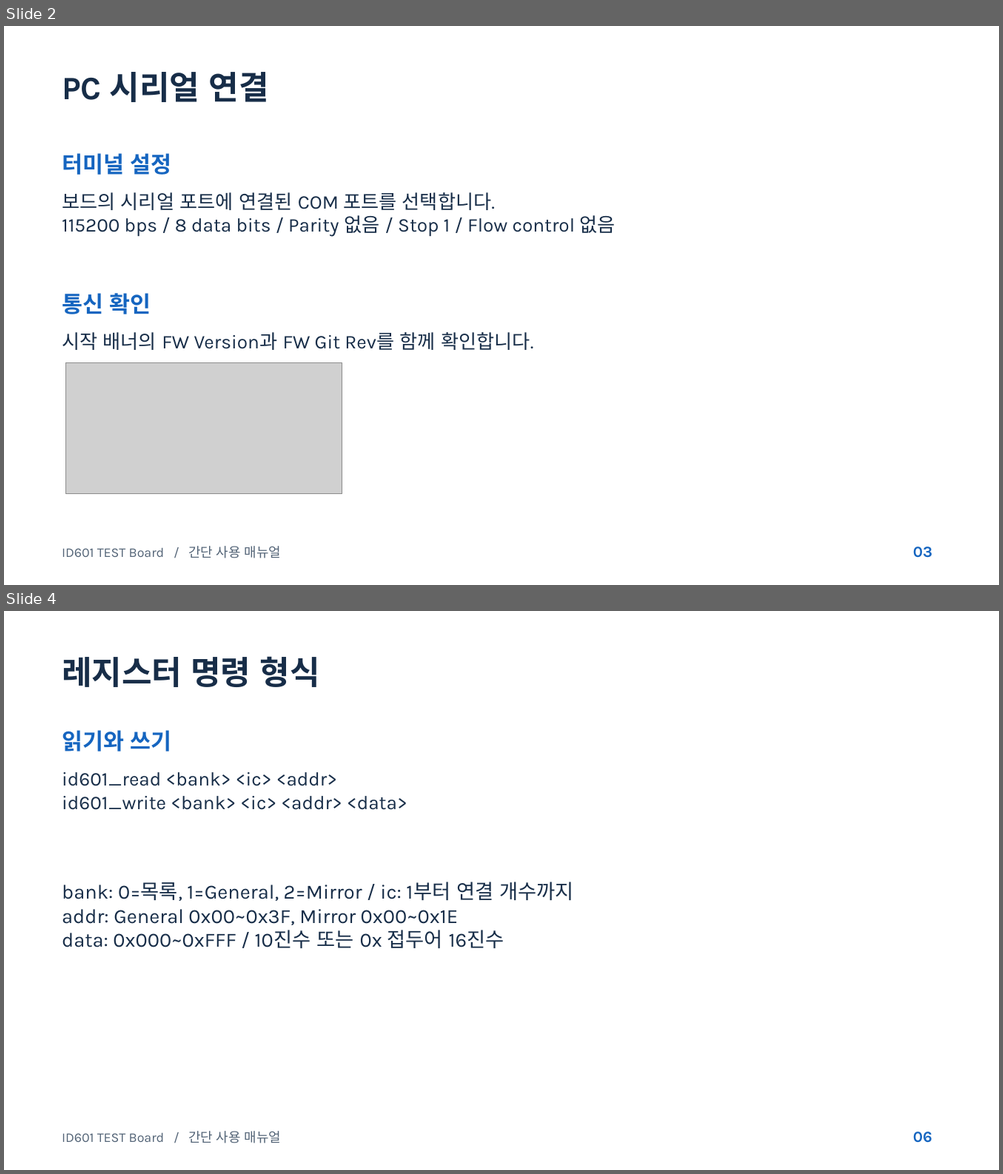
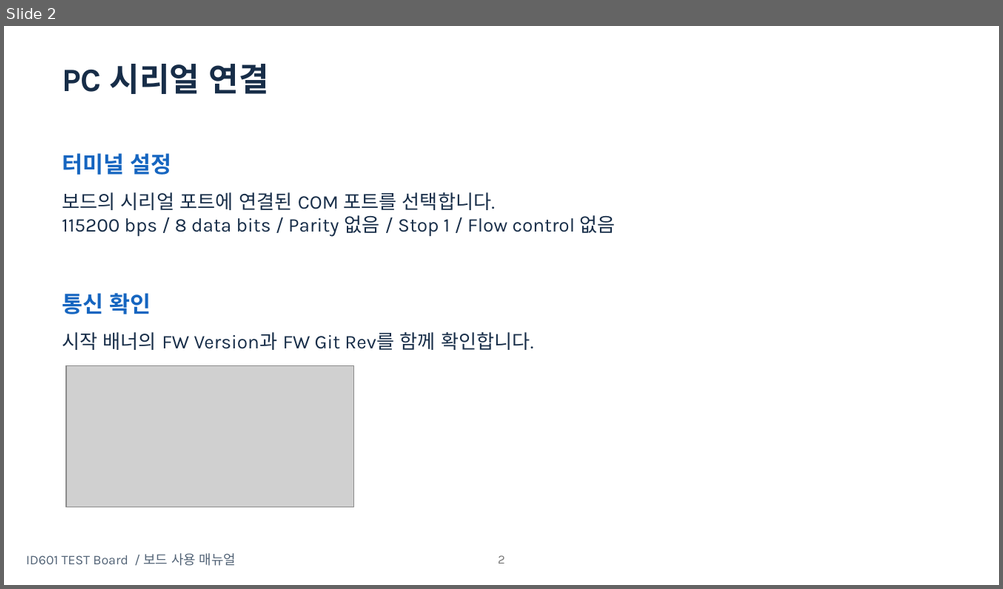
Before and after one commit to oio9595/Global_Technologies_FW, a slide deck: ID601/Jig/ID601_ES/Docs/Deliverables/Manual/ID601_MOBIS_CLI_Manual_20261029_v2.pptx. Shown one above the other, each under a label of ours: slides 2 and 4 before the commit, slide 2 after it; the slides between them are not shown. The pictures are 1003x1174 and 1003x589 pixels, drawn with LibreOffice and Linux fonts; fonts in the diff are those of the drawing; grey boxes stand for pictures. Boxes give left, top, right and bottom in pixels: in the first picture for what was removed or moved away, otherwise in the second. Text is boxed around its words. In the diff, an @@ line names an element or a change of style, - is before the commit and + after.

```diff
--- a/ID601/Jig/ID601_ES/Docs/Deliverables/Manual/ID601_MOBIS_CLI_Manual_20261029_v2.pptx
+++ b/ID601/Jig/ID601_ES/Docs/Deliverables/Manual/ID601_MOBIS_CLI_Manual_20261029_v2.pptx
@@ slide 4 removed at box(4, 611, 999, 1170), background #FFFFFF @@
@@ text removed at box(62, 656, 320, 687) @@
-레지스터 명령 형식
@@ text removed at box(62, 730, 172, 752) @@
-읽기와 쓰기
@@ text removed at box(62, 772, 407, 810) @@
-id601_read <bank> <ic> <addr>
-id601_write <bank> <ic> <addr> <data>
@@ text removed at box(62, 882, 574, 948) @@
-bank: 0=목록, 1=General, 2=Mirror / ic: 1부터 연결 개수까지
-addr: General 0x00~0x3F, Mirror 0x00~0x1E
-data: 0x000~0xFFF / 10진수 또는 0x 접두어 16진수
@@ text removed at box(62, 1131, 281, 1144) @@
-ID601 TEST Board / 간단 사용 매뉴얼
@@ text removed at box(913, 1132, 932, 1143) @@
-06
@@ slide 2 changed as well @@
@@ text "PC 시리얼 연결": place and size @@
-text "PC 시리얼 연결" at box(62, 72, 269, 102)
+text "PC 시리얼 연결" at box(62, 64, 269, 94)
@@ picture: place and size @@
-picture at box(66, 363, 341, 494)
+picture at box(66, 366, 353, 508)
@@ text at box(26, 554, 236, 566): text changed @@
-ID601 TEST Board / 간단 사용 매뉴얼
+ID601 TEST Board / 보드 사용 매뉴얼
@@ page number added at box(498, 556, 505, 564), 12 pt, text #797979 @@
+2
@@ text removed at box(913, 547, 932, 558) @@
-03
```
Also in this commit, not shown: 7 other slides changed, 10 slides added, 10 other files.
